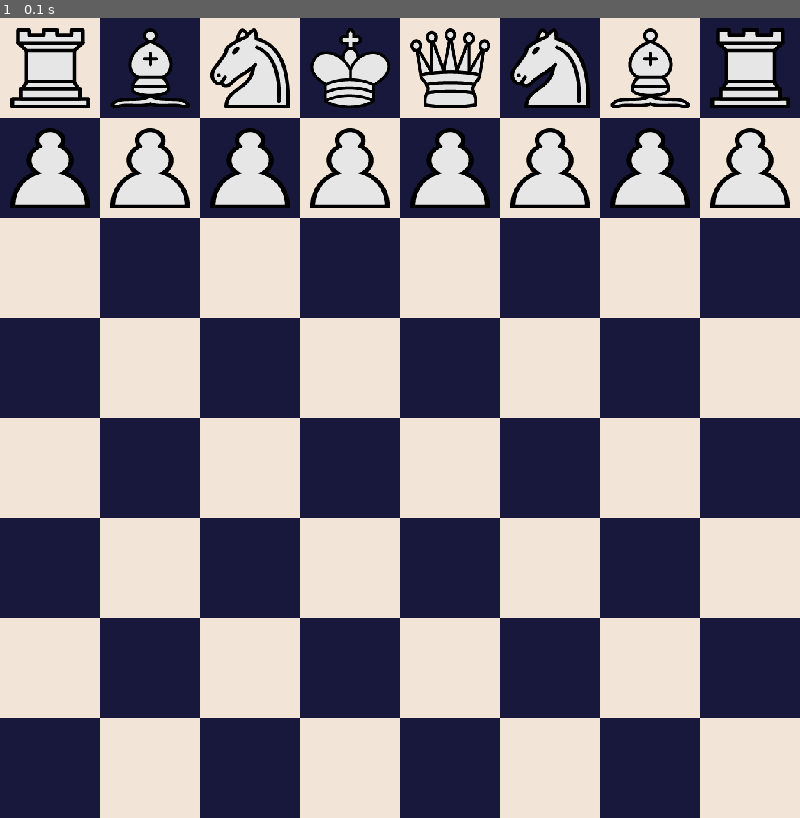
Above: before the commit, frame 1.
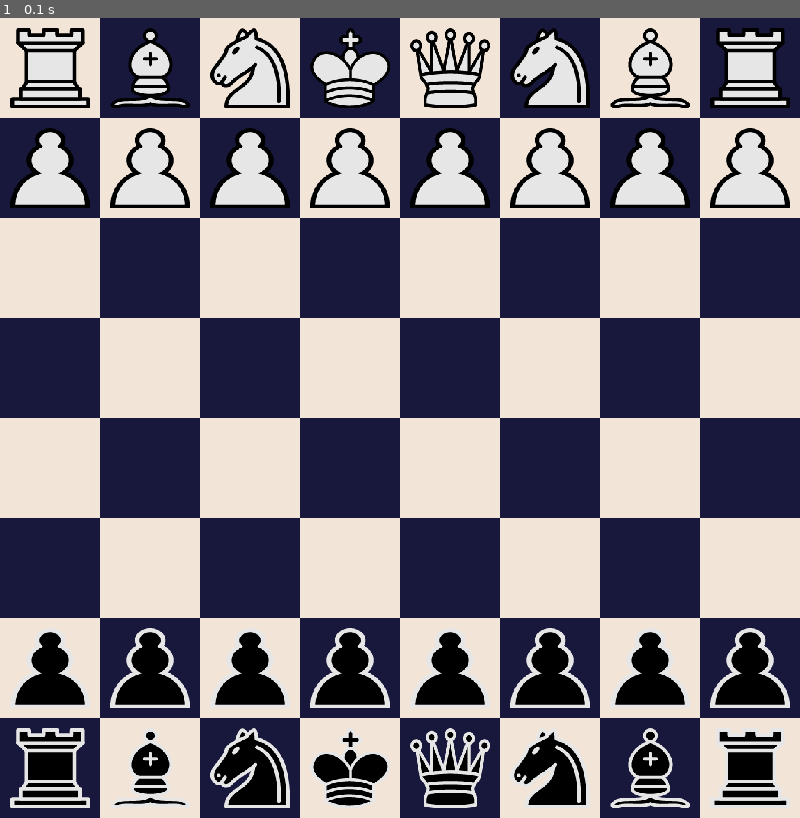
Above: after the commit, the same moment.

Repository: tib-source/Chess_pygame
Game: pygame game, started from main.py
The game is run twice, just before and just after one commit, with the same random seed, the same clock (stepped at 60 frames per second) and the same inputs.
Inputs:
- Up to frame 1 (0.1 s): no input

The runs differ from the first frame. In frame 1, 8.5% of the frame differs, in the area x 1-99%, y 76-99%.

Commit message:
Finalised the display modules - all peices are now visible

Diff:
--- a/Chess/board.py
+++ b/Chess/board.py
@@ -21,15 +21,47 @@
                 pygame.draw.rect(screen, WHITE, pygame.Rect(x*SQUARE,y*SQUARE,SQUARE,SQUARE))
 
     def create_board(self,screen):
-        #WHITE
-        Rook_0_White =   Rook( self.gameBoard[0][0][0] , self.gameBoard[0][0][1] , "White" )
-        Bishop_0_White = Bishop( self.gameBoard[0][1][0] , self.gameBoard[0][1][1] , "White" )
-        Knight_0_White = Knight( self.gameBoard[0][2][0] , self.gameBoard[0][2][1] , "White" )
-        King_0_White =   King( self.gameBoard[0][3][0] , self.gameBoard[0][3][1] , "White" )
-        Queen_0_White =  Queen( self.gameBoard[0][4][0] , self.gameBoard[0][4][1] , "White" )
-        Knight_1_White = Knight( self.gameBoard[0][5][0] , self.gameBoard[0][5][1] , "White" )
-        Bishop_1_White = Bishop( self.gameBoard[0][6][0] , self.gameBoard[0][6][1] , "White" )
-        Rook_1_White =   Rook( self.gameBoard[0][7][0] , self.gameBoard[0][7][1] , "White" )
+        #Black Peices
+        Rook_0_Black =   Rook( self.gameBoard[-1][0][0] , self.gameBoard[-1][0][1] , "Black" )
+        Bishop_0_Black = Bishop( self.gameBoard[-1][1][0] , self.gameBoard[-1][1][1] , "Black" )
+        Knight_0_Black = Knight( self.gameBoard[-1][2][0] , self.gameBoard[-1][2][1] , "Black" )
+        King_0_Black =   King( self.gameBoard[-1][3][0] , self.gameBoard[-1][3][1] , "Black" )
+        Queen_0_Black =  Queen( self.gameBoard[-1][4][0] , self.gameBoard[-1][4][1] , "Black" )
+        Knight_1_Black = Knight( self.gameBoard[-1][5][0] , self.gameBoard[-1][5][1] , "Black" )
+        Bishop_1_Black = Bishop( self.gameBoard[-1][6][0] , self.gameBoard[-1][6][1] , "Black" )
+        Rook_1_Black =   Rook( self.gameBoard[-1][7][0] , self.gameBoard[-1][7][1] , "Black" )
+
+        wh_list = [
+            Rook_0_Black,
+            Bishop_0_Black,
+            Knight_0_Black,
+            King_0_Black,
+            Queen_0_Black,
+            Knight_1_Black,
+            Bishop_1_Black,
+            Rook_1_Black
+        ]
+
+        for i, x in enumerate(wh_list):
+            x.draw(x.color, screen)
+            self.board[0].append( Spot( 0*SQUARE, i*SQUARE, x ))
+
+        Pawns = {}
+        for i in range(0, BOARD_LENGTH):
+            Pawns["p "+str(i)+" b"] = Pawn_ = Pawn( self.gameBoard[6][i][0], self.gameBoard[6][i][1], "Black")
+            Pawn_.draw(Pawn_.color, screen)
+            self.board[1].append( Spot( 6*SQUARE, i*SQUARE, Pawn_ ))
+
+
+        #White Peices
+        Rook_0_White =   Rook( self.gameBoard[0][0][0] , self.gameBoard[0][0][1] , "White")
+        Bishop_0_White = Bishop( self.gameBoard[0][1][0] , self.gameBoard[0][1][1] , "White")
+        Knight_0_White = Knight( self.gameBoard[0][2][0] , self.gameBoard[0][2][1] , "White")
+        King_0_White =   King( self.gameBoard[0][3][0] , self.gameBoard[0][3][1] , "White")
+        Queen_0_White =  Queen( self.gameBoard[0][4][0] , self.gameBoard[0][4][1] , "White")
+        Knight_1_White = Knight( self.gameBoard[0][5][0] , self.gameBoard[0][5][1] , "White")
+        Bishop_1_White = Bishop( self.gameBoard[0][6][0] , self.gameBoard[0][6][1] , "White")
+        Rook_1_White =   Rook( self.gameBoard[0][7][0] , self.gameBoard[0][7][1] , "White")
 
         wh_list = [
             Rook_0_White,
@@ -45,28 +77,12 @@
         for i, x in enumerate(wh_list):
             x.draw(x.color, screen)
             self.board[0].append( Spot( 0*SQUARE, i*SQUARE, x ))
-        Pawns = {}
+
+
         for i in range(0, BOARD_LENGTH):
             Pawns["p "+str(i)+" w"] = Pawn_ = Pawn( self.gameBoard[1][i][0], self.gameBoard[1][i][1], "White")
             Pawn_.draw(Pawn_.color, screen)
             self.board[1].append( Spot( 1*SQUARE, i*SQUARE, Pawn_ ))
-
-        # for i in range(0, BOARD_LENGTH):
-        #     Pawn( self.gameBoard[1][i][0], self.gameBoard[1][i][1], "White")
-
-
-        #Pawn_0_White = Rook(self.gameBoard[0][0][0], self.gameBoard[0][1][0],"White")
-
-        #BLACK
-        # Rook_0_Black =      self.board[7].append ( Spot( 7*SQUARE, 0*SQUARE, (Rook( self.gameBoard[7][0][0] , self.gameBoard[7][0][1] , "White" ) ) ) )
-        # Bishop_0_Black =    self.board[7].append ( Spot( 7*SQUARE, 1*SQUARE, (Bishop( self.gameBoard[7][1][0] , self.gameBoard[7][1][1] , "Black" ) ) ) )
-        # Knight_0_Black =    self.board[7].append ( Spot( 7*SQUARE, 2*SQUARE, (Knight( self.gameBoard[7][2][0] , self.gameBoard[7][2][1] , "Black" ) ) ) )
-        # King_0_Black =      self.board[7].append ( Spot( 7*SQUARE, 3*SQUARE, (King( self.gameBoard[7][3][0] , self.gameBoard[7][3][1] , "Black" ) ) ) )
-        # Queen_0_Black =     self.board[7].append ( Spot( 7*SQUARE, 4*SQUARE, (Queen( self.gameBoard[7][4][0] , self.gameBoard[7][4][1] , "Black" ) ) ) )
-        # Knight_1_Black =    self.board[7].append ( Spot( 7*SQUARE, 5*SQUARE, (Knight( self.gameBoard[7][7][0] , self.gameBoard[7][7][1] , "Black" ) ) ) )
-        # Bishop_1_Black =    self.board[7].append ( Spot( 7*SQUARE, 6*SQUARE, (Bishop( self.gameBoard[7][6][0] , self.gameBoard[7][6][1] , "Black" ) ) ) )
-        # Rook_1_Black =      self.board[7].append ( Spot( 7*SQUARE, 7*SQUARE, (Rook( self.gameBoard[7][5][0] , self.gameBoard[7][5][1] , "Black" ) ) ) )
-
 
 
 
--- a/Chess/peice.py
+++ b/Chess/peice.py
@@ -32,8 +32,8 @@
         pygame.display.update()
 
 class King(Piece):
-    def __init__(self,row,col,color) -> None:
-        super(King, self).__init__(row,col,color)
+    def __init__(self,col,row,color) -> None:
+        super(King, self).__init__(col,row,color)
         self.isCastled = False
         self.name = "King"
 
@@ -59,16 +59,16 @@
 
 
 class Queen(Piece):
-    def __init__(self,row,col,color) -> None:
-        super(Queen, self).__init__(row,col,color)
+    def __init__(self,col,row,color) -> None:
+        super(Queen, self).__init__(col,row,color)
         self.name = "Queen"
     def canMove(self, board:object, start:object, end:object) -> bool:
         pass
 
 
 class Knight(Piece):
-    def __init__(self,row,col,color) -> None:
-        super(Knight, self).__init__(row,col,color)
+    def __init__(self,col,row,color) -> None:
+        super(Knight, self).__init__(col,row,color)
         self.name = "Knight"
 
     def canMove(self, board:object, start:object, end:object):
@@ -77,8 +77,8 @@
 
 
 class Bishop(Piece):
-    def __init__(self,row,col,color) -> None:
-        super(Bishop, self).__init__(row,col,color)
+    def __init__(self,col,row,color) -> None:
+        super(Bishop, self).__init__(col,row,color)
         self.name = "Bishop"
 
     def canMove(self, board:object, start:object, end:object):
@@ -87,8 +87,8 @@
 
 
 class Rook(Piece):
-    def __init__(self,row,col,color) -> None:
-        super(Rook, self).__init__(row,col,color)
+    def __init__(self,col,row,color) -> None:
+        super(Rook, self).__init__(col,row,color)
         self.name = "Rook"
 
     def canMove(self, board:object, start:object, end:object):
@@ -96,8 +96,8 @@
 
 
 class Pawn(Piece):
-    def __init__(self, row,col, color) -> None:
-        super(Pawn, self).__init__(row,col,color)
+    def __init__(self, col,row, color) -> None:
+        super(Pawn, self).__init__(col,row,color)
         self.name = "Pawn"
         self.firstMove = True
 
--- a/main.py
+++ b/main.py
@@ -16,7 +16,7 @@
 
 
 class Move:
-    def __init__(self, Player, start, end) -> None:
+    def __init__(self, Player:object, start:object, end:object) -> None:
         self.Player = Player
         self.start = start
         self.end = end
